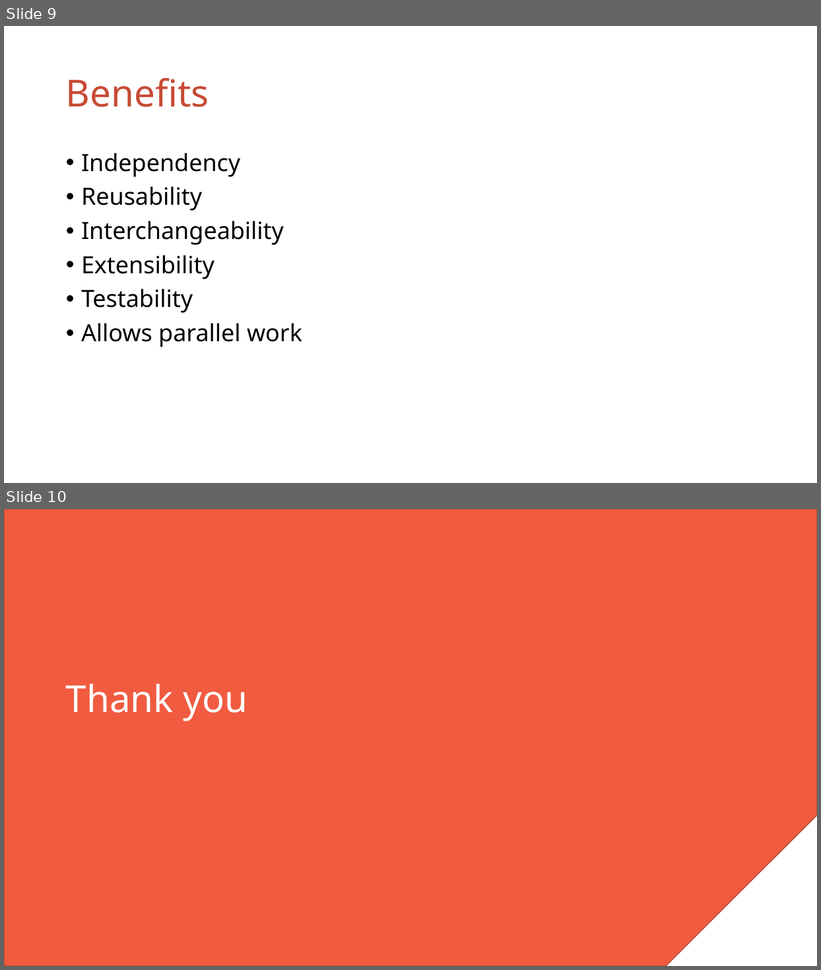
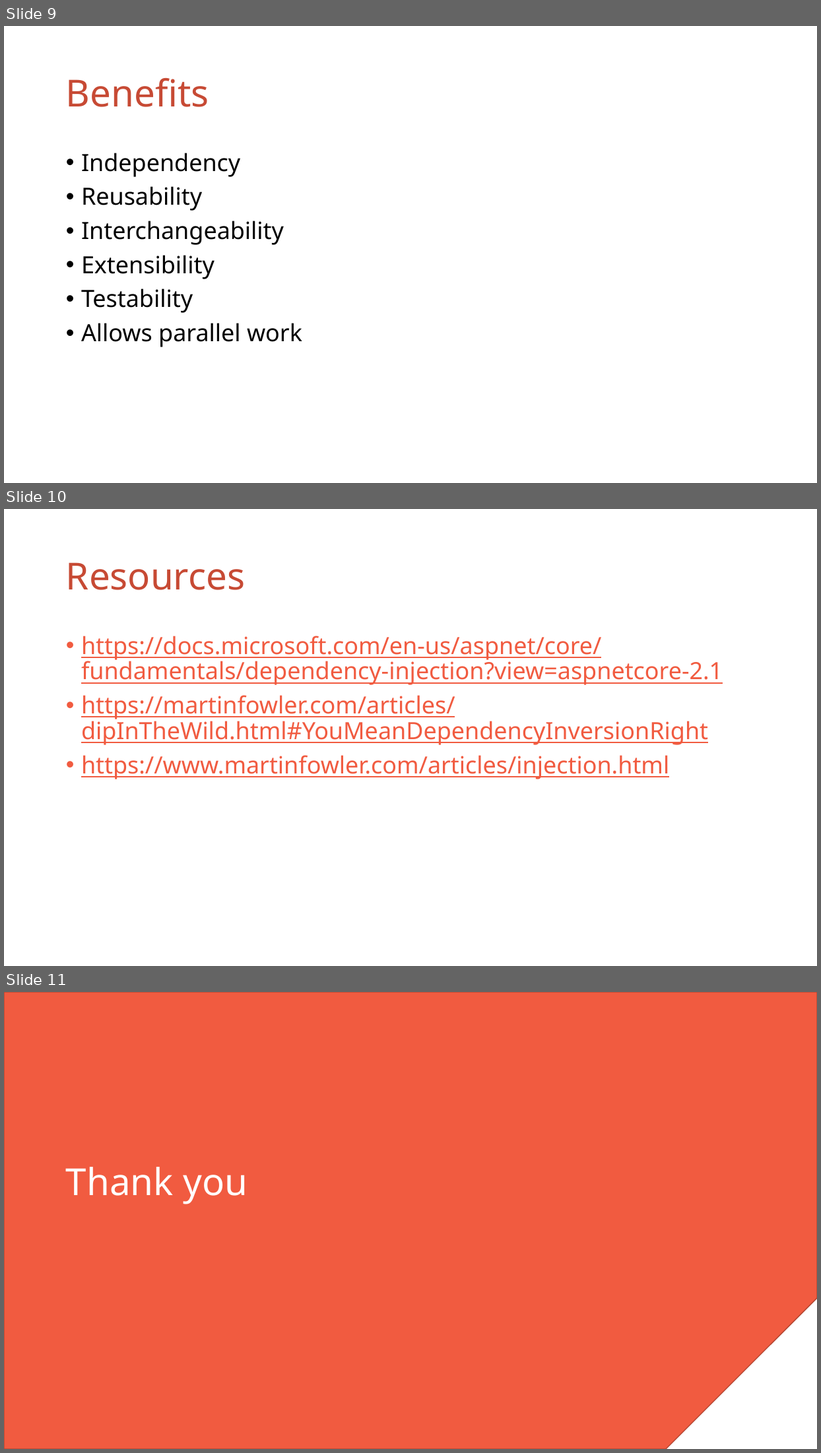
Before and after one commit to dotnet-academy/DI, a slide deck: DI.pptx. Shown one above the other, each under a label of ours: slides 9 and 10 before the commit, slides 9, 10 and 11 after it. The pictures are 821x970 and 821x1453 pixels, drawn with LibreOffice and Linux fonts; fonts in the diff are those of the drawing; background and template pictures are left out. Boxes give left, top, right and bottom in pixels: in the first picture for what was removed or moved away, otherwise in the second. Text is boxed around its words. In the diff, an @@ line names an element or a change of style, - is before the commit and + after.

```diff
--- a/DI.pptx
+++ b/DI.pptx
@@ slide 10 added at <box>4,509,817,966</box>, background #FFFFFF @@
@@ title added at <box>66,562,245,590</box>, 44 pt, text #C74A34 @@
+Resources
@@ text added at <box>81,636,723,780</box>, 28 pt, text #F15B40, underline @@
+• https://docs.microsoft.com/en-us/aspnet/core/fundamentals/dependency-injection?view=aspnetcore-2.1
+• https://martinfowler.com/articles/dipInTheWild.html#YouMeanDependencyInversionRight
+• https://www.martinfowler.com/articles/injection.html
@@ what was slide 10 is now slide 11 @@
```
Also in this commit, not shown: 13 other files.
